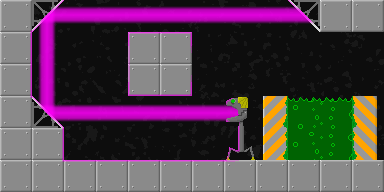
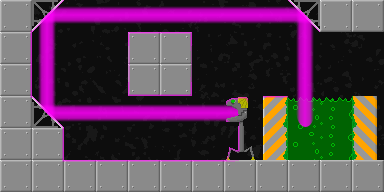
Comparing the layer stacks of the two 384 x 192 images. Changes:
added layer "laser 4" above "laser 3" over 190, 9, 320, 127
hid "laser 3", painted on it over 190, 9, 320, 127
painted on "Background" over 190, 9, 320, 127
